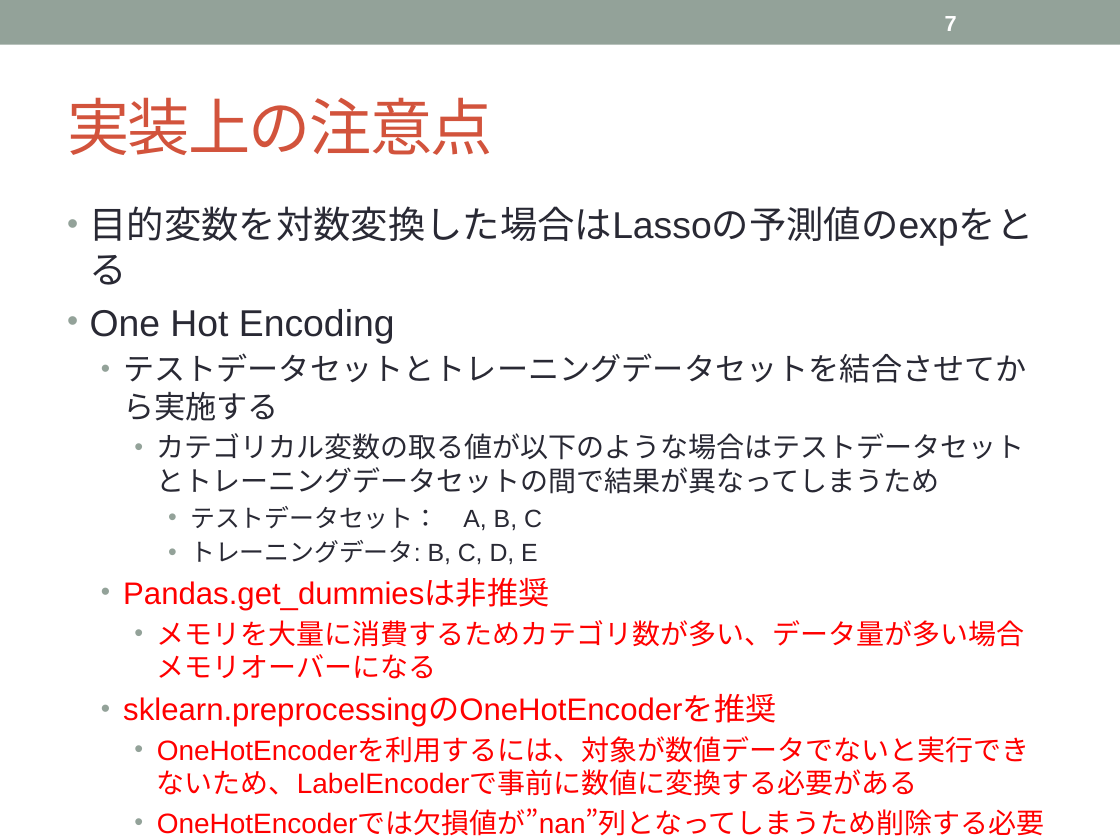
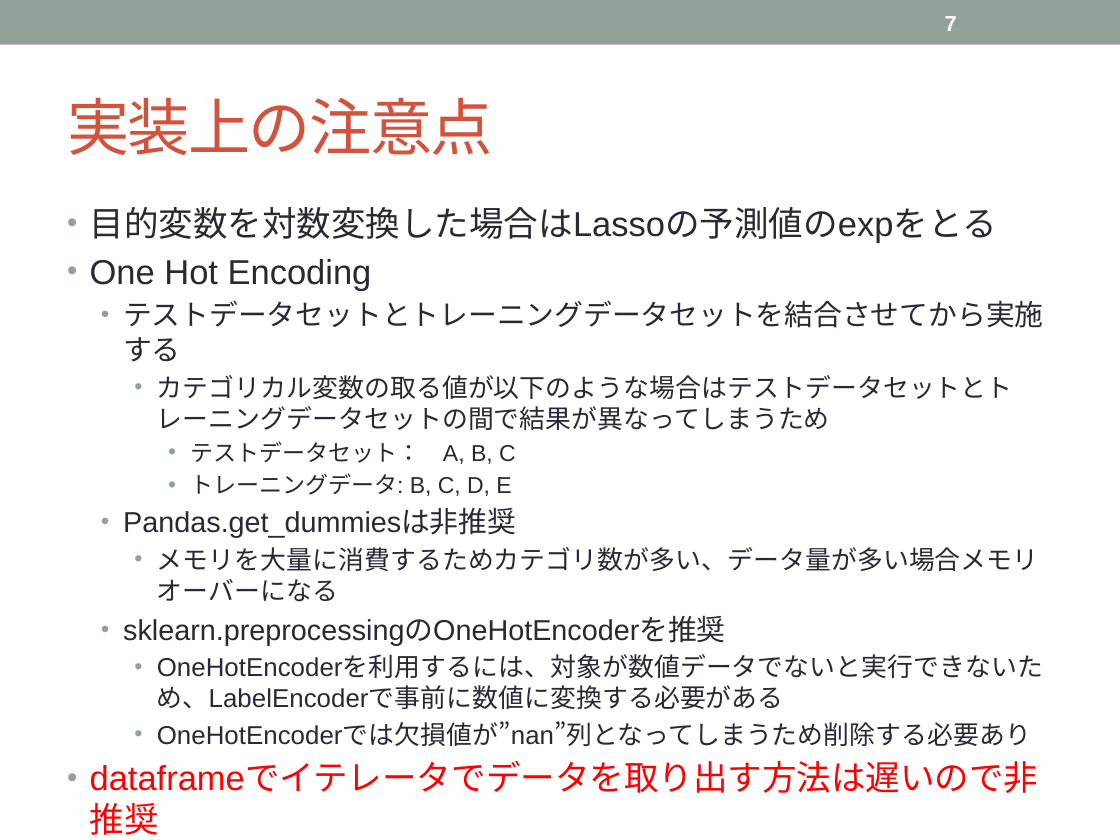
Before and after one commit to tsuchiyatoshio/team, a slide deck: slide 7 of misoka/2.3.Lasso/2.3.Lasso.pptx. Drawn at 1120x840 pixels with LibreOffice and Linux fonts; fonts in the diff are those of the drawing. Boxes give left, top, right and bottom in pixels: in the first picture for what was removed or moved away, otherwise in the second. Text is boxed around its words. In the diff, an @@ line names an element or a change of style, - is before the commit and + after.

```diff
--- a/misoka/2.3.Lasso/2.3.Lasso.pptx
+++ b/misoka/2.3.Lasso/2.3.Lasso.pptx
@@ text at bbox=[90, 207, 1043, 746]: paragraphs added @@
+• dataframeでイテレータでデータを取り出す方法は遅いので非推奨
+  • NumpyのArray(dataframe.values)を使うと処理を高速化できる
@@ text at bbox=[90, 207, 1043, 746]: size 24 to 22.2 pt in "目的変数を対数変換した場合はLassoの予測値のexpをとる", "One Hot Encoding"; size 20 to 18.5 pt in "テストデータセットとトレーニングデータセットを結合させてから実施する", "Pandas.get_dummiesは非推奨", "sklearn.preprocessingのOneHotEncoderを推奨"; size 18 to 16.6 pt in "カテゴリカル変数の取る値が以下のような場合はテストデータセットとトレーニングデータセットの間で結果が異なってしまうため", "メモリを大量に消費するためカテゴリ数が多い、データ量が多い場合メモリオーバーになる", "OneHotEncoderを利用するには、対象が数値データでないと実行できないため、LabelEncoderで事前に数値 ...", "OneHotEncoderでは欠損値が”nan”列となってしまうため削除する必要あり"; size 16 to 14.8 pt in "テストデータセット： A, B, C", "トレーニングデータ: B, C, D, E"; text colour #FF0000 to #292934 in "Pandas.get_dummiesは非推奨", "メモリを大量に消費するためカテゴリ数が多い、データ量が多い場合メモリオーバーになる", "sklearn.preprocessingのOneHotEncoderを推奨", "OneHotEncoderを利用するには、対象が数値データでないと実行できないため、LabelEncoderで事前に数値 ..." and 1 more places @@
```
Also in this commit, not shown: 2 other slides changed, 2 other files.
